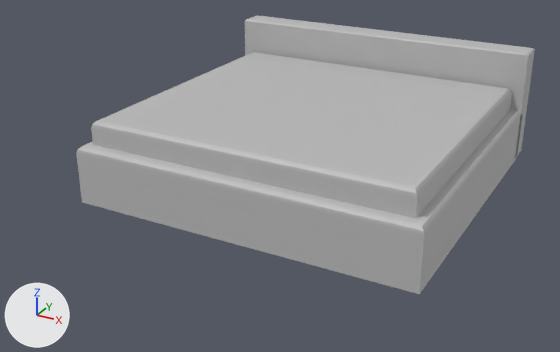
The FBX model Editor/Assets/IronWrought/Mesh/Props/En_P_Bed.fbx, before and after one commit.
The view is the same before and after, from a camera (50 mm lens) standing at (2.01, -5.21, 2.02) and looking at (-0.07, -1.42, 0.12). Every picture has the same lights, and +X, +Y and +Z are marked at lower left. Where no turn or scale is listed for an object, it has been applied to the vertices.

Objects in the first picture: 'En_P_Bed'.
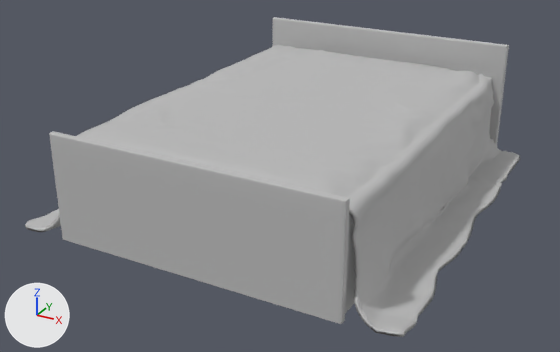
Pixel boxes [x1, y1, x2, y2] of what changed, in the pictures (560 x 352 px):
'En_P_Bed', reshaped (8% wider, 15% taller): before [76, 15, 535, 294]; after [25, 17, 520, 337]
part 1 of me_mesh, rebuilt (27% taller): before [76, 52, 522, 294]; after [49, 17, 509, 324]
part 2 of me_mesh, built on: before [245, 15, 535, 157]; after [25, 45, 520, 337]

Patch to the scene script:
```diff
--- a/Editor/Assets/IronWrought/Mesh/Props/En_P_Bed.fbx.py
+++ b/Editor/Assets/IronWrought/Mesh/Props/En_P_Bed.fbx.py
@@ mat_bed_mat @@
+mat_bed_mat = principled_material('bed_mat')
+mat_bed_mat.base_color = (0.5, 0.5, 0.5)  # grey #bcbcbc
+mat_bed_mat.roughness = 0.749
@@ mat_sheet_mat @@
+mat_sheet_mat = principled_material('sheet_mat')
+mat_sheet_mat.base_color = (0.5, 0.5, 0.5)  # grey #bcbcbc
+mat_sheet_mat.roughness = 0.749
@@ me_mesh @@
 # used by ob_en_p_bed; location = (0.0, 0.0, 0.0)
-me_mesh.from_pydata(...)  # 52 vertices, 48 faces; spans x -1.06..1.06, y -2.09..0.0, z 0.0..0.74
-me_mesh.materials.append(mat_lambert1)  # grey #bcbcbc
+me_mesh.from_pydata(...)  # 9763 vertices, 9640 faces; spans x -1.14..1.13, y -2.52..0.0, z 0.0..0.74
+# me_mesh part 1: the loose piece of 40 vertices spanning x -1.06..1.06, y -2.09..-0.12, z 0.0..0.51 is rebuilt with 141 vertices and now spans x -0.89..0.89, y -2.5..0.0, z 0.0..0.74, in mat_bed_mat (grey #bcbcbc)
+# me_mesh part 2: 11 vertices removed from x -1.06..1.06, y -0.19..0.0, z 0.01..0.74; 9621 vertices added at x -1.14..1.13, y -2.52..0.0, z 0.0..0.6
+me_mesh.materials.append(mat_bed_mat)  # grey #bcbcbc
+me_mesh.materials.append(mat_sheet_mat)  # grey #bcbcbc
```
